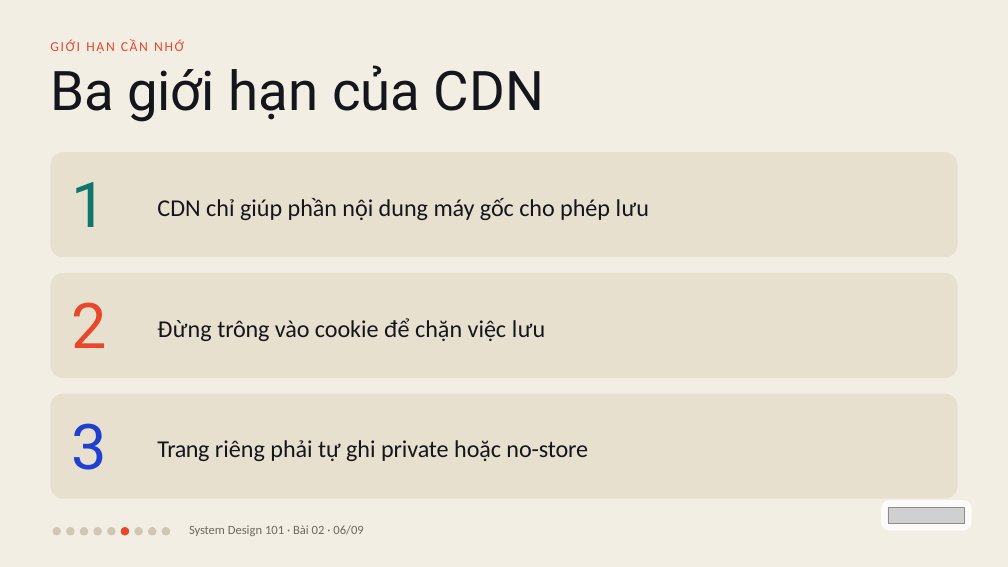
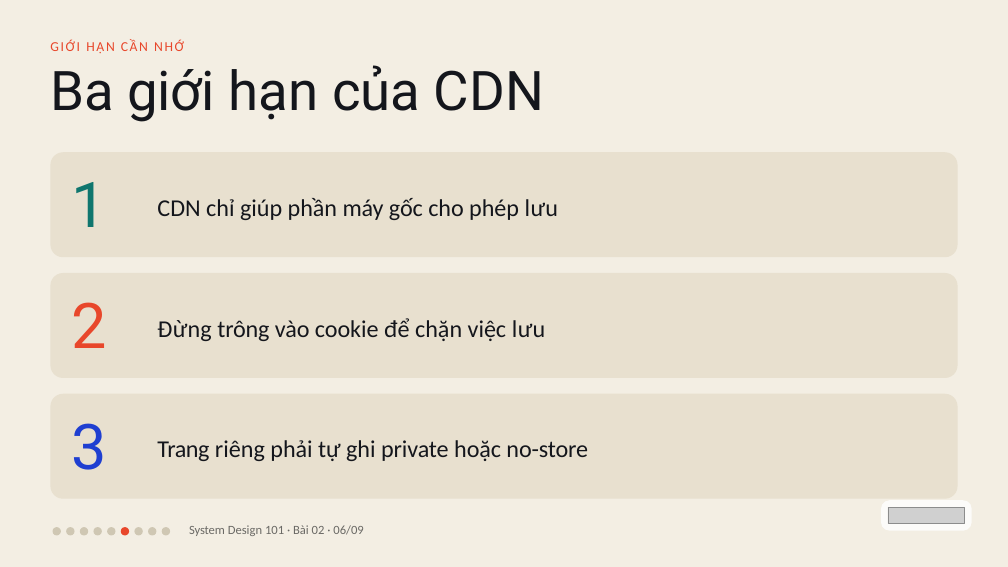
Before and after one commit to vohoailinh90/tool-marketing-studio, a slide deck: slide 6 of system-design-101/vi/lessons/sd-06-002/slides/sd-06-002.pptx. Drawn at 1008x567 pixels with LibreOffice and Linux fonts; fonts in the diff are those of the drawing; grey boxes stand for pictures. Boxes give left, top, right and bottom in pixels: in the first picture for what was removed or moved away, otherwise in the second. Text is boxed around its words. In the diff, an @@ line names an element or a change of style, - is before the commit and + after.

```diff
--- a/system-design-101/vi/lessons/sd-06-002/slides/sd-06-002.pptx
+++ b/system-design-101/vi/lessons/sd-06-002/slides/sd-06-002.pptx
@@ text at bbox=[157, 198, 558, 220]: text changed @@
-CDN chỉ giúp phần nội dung máy gốc cho phép lưu
+CDN chỉ giúp phần máy gốc cho phép lưu
```
Also in this commit, not shown: 1 other slide changed, 3 other files.
